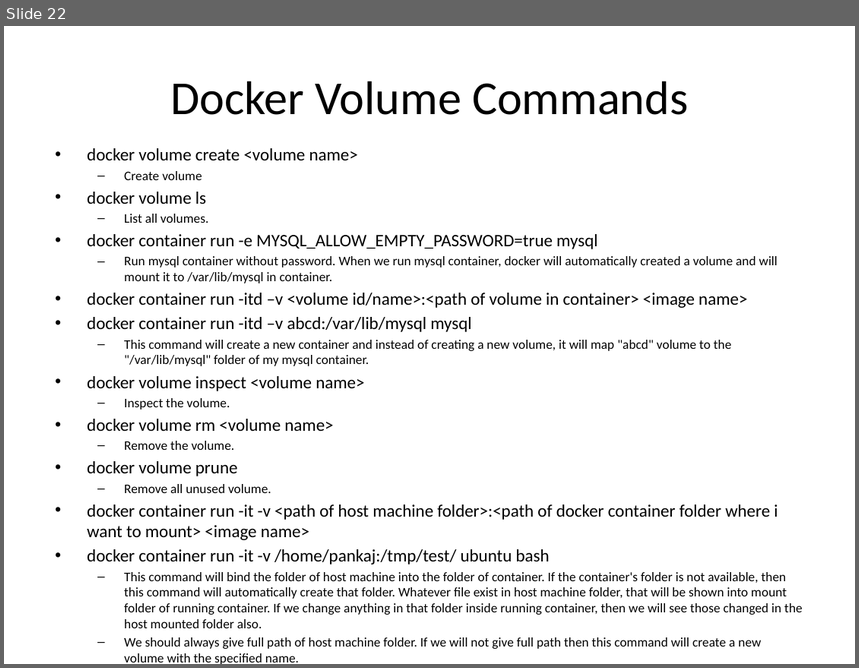
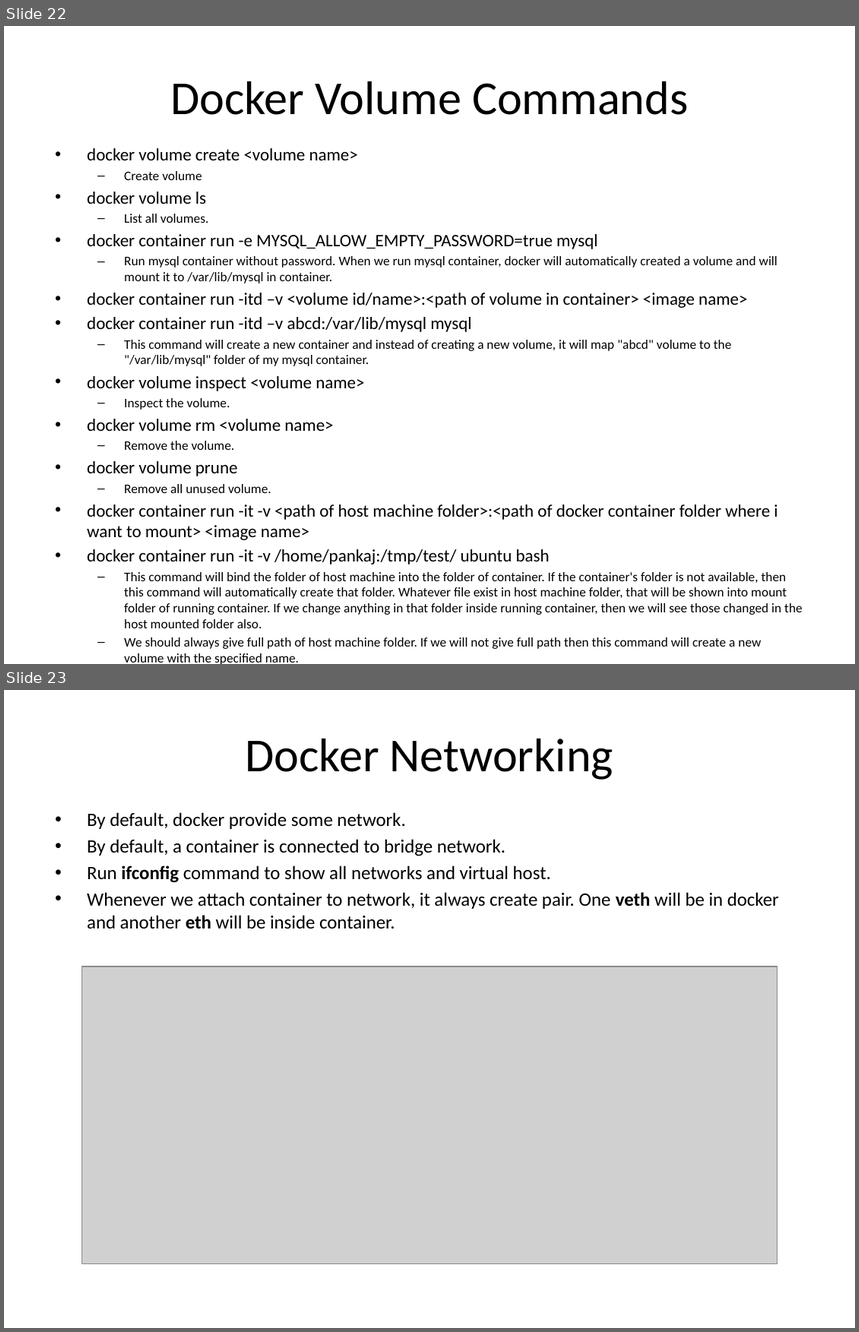
Before and after one commit to guptapankaj831/first, a slide deck: Docker Presentation.pptx. Shown one above the other, each under a label of ours: slide 22 before the commit, slides 22 and 23 after it. The pictures are 859x668 and 859x1332 pixels, drawn with LibreOffice and Linux fonts; fonts in the diff are those of the drawing; grey boxes stand for pictures. Boxes give left, top, right and bottom in pixels: in the first picture for what was removed or moved away, otherwise in the second. Text is boxed around its words. In the diff, an @@ line names an element or a change of style, - is before the commit and + after.

Commit message:
Docker

```diff
--- a/Docker Presentation.pptx
+++ b/Docker Presentation.pptx
@@ slide 23 added at (x1=4, y1=690, x2=855, y2=1328), background #FFFFFF @@
@@ title added at (x1=246, y1=738, x2=614, y2=780), 40 pt, text #000000 @@
+Docker Networking
@@ text added at (x1=87, y1=812, x2=779, y2=929), 16 pt, text #000000 @@
+• By default, docker provide some network.
+• By default, a container is connected to bridge network.
+• Run ifconfig command to show all networks and virtual host.
+• Whenever we attach container to network, it always create pair. One veth will be in docker and another eth will be inside container.
@@ picture added at (x1=82, y1=967, x2=778, y2=1265) @@
```
Also in this commit, not shown: 13 other slides added, 4 other files.
